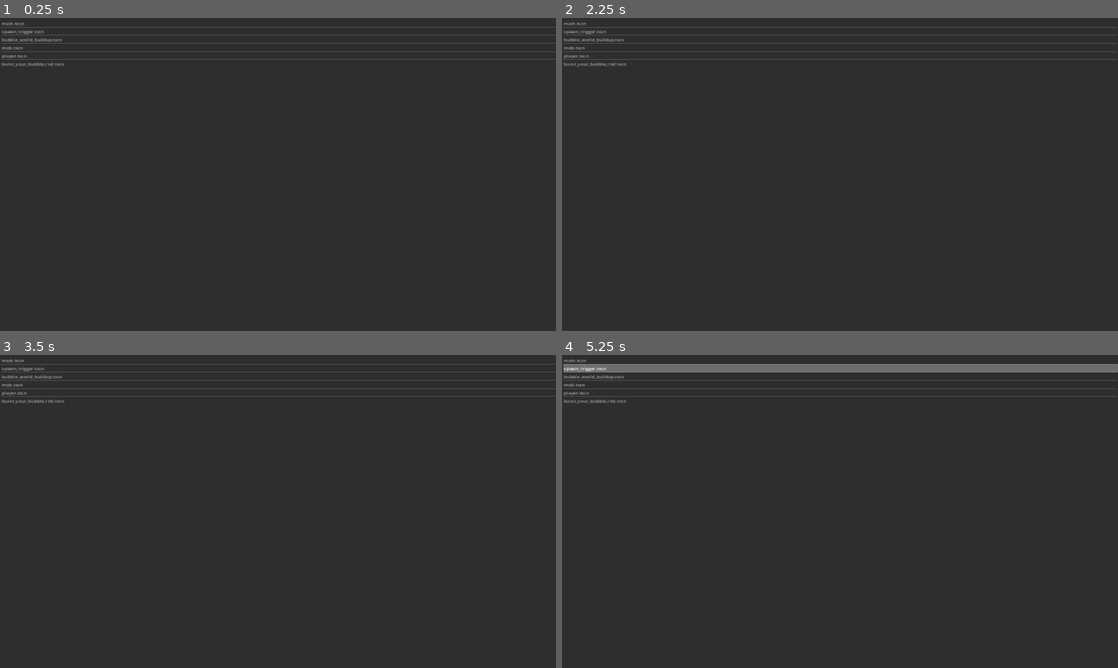
Above: before the commit, frames 1-4 (two rows, left to right).
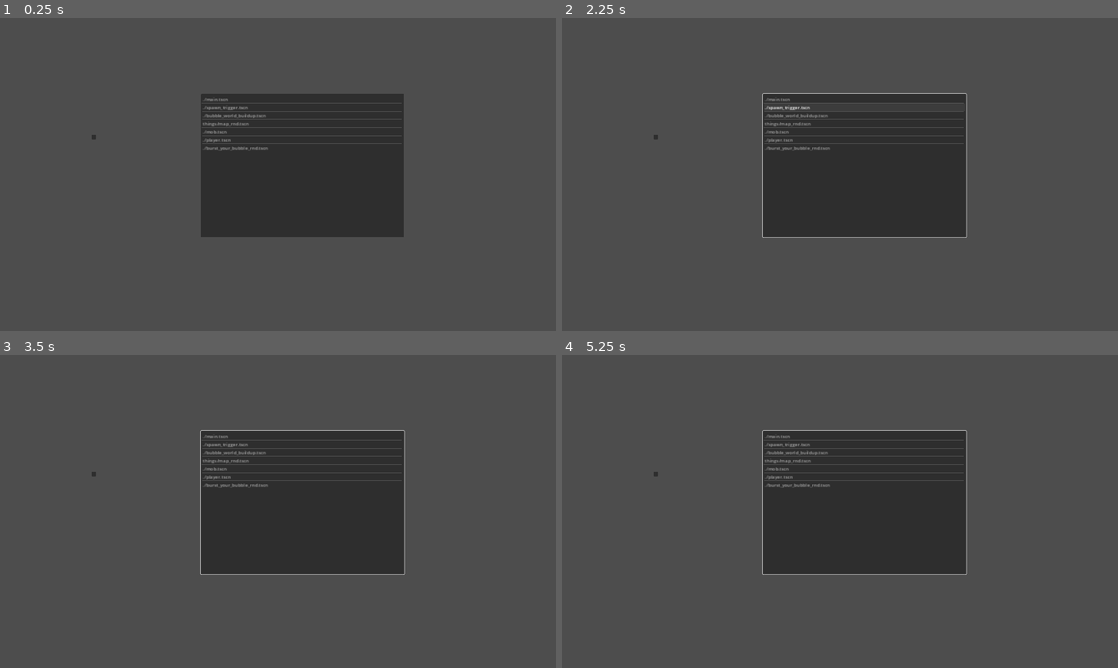
Above: after the commit, the same moments.

Repository: DazzlingDukeOfLazers/BurstYourBubble
Game: Godot game, scene res://main.tscn
The game is run twice, just before and just after one commit, with the same random seed, the same clock (stepped at 60 frames per second) and the same inputs.
Inputs (mouse positions are in pixels of both pictures, inside the frame that each line leads up to):
- Up to frame 1 (0.25 s): no input
- Up to frame 2 (2.25 s): tap Enter at 0.5 s; move the mouse to (962, 158) at 0.52 s; hold D (move_right) 0.53-1.25 s; hold Space (start_game) 0.53-1.25 s; click (962, 158) at 0.67 s; drag from (728, 190) to (812, 237) at 1.27 s; tap Space (start_game) at 2 s; move the mouse to (895, 105) at 2.02 s; hold D (move_right) from 2.03 s (still down); hold Space (start_game) from 2.03 s (still down)
- Up to frame 3 (3.5 s): release D (move_right) at 2.75 s; release Space (start_game) at 2.75 s; drag from (250, 574) to (111, 464) at 2.77 s
- Up to frame 4 (5.25 s): tap Space (start_game) at 3.5, 5 s; move the mouse to (1006, 558) at 3.52 s; hold A (move_left) 3.53-4.25 s; hold Space (start_game) 3.53-4.25 s; drag from (673, 464) to (756, 433) at 4.27 s; move the mouse to (867, 511) at 5.02 s; hold S (move_down) from 5.03 s (still down); hold Space (start_game) from 5.03 s (still down); click (867, 511) at 5.17 s

The runs differ from the first frame. In frame 1, 83% of the frame differs, in the area x 0-100%, y 0-100%; in frame 2, 83%; in frame 3, 83%; in frame 4, 83%.

Commit message:
Add recursive folder scene loading

Diff:
--- a/main.gd
+++ b/main.gd
@@ -36,10 +36,11 @@
 		while file_name != "":
 			if dir.current_is_dir():
 				print("Found directory: " + file_name)
+				dir_contents(file_name)
 			else:
 				print("Found file: " + file_name)
 				if ".tscn" in file_name:
-					my_list.add_item(file_name)
+					my_list.add_item(path + "/" + file_name)
 			file_name = dir.get_next()
 	else:
 		print("An error occurred when trying to access the path.")
--- a/main.tscn
+++ b/main.tscn
@@ -5,33 +5,26 @@
 [node name="Node2D" type="Node2D"]
 script = ExtResource("1_e36ye")
 
-[node name="Tree" type="Tree" parent="."]
-visible = false
-offset_left = 924.0
-offset_top = 79.0
-offset_right = 964.0
-offset_bottom = 119.0
-scale = Vector2(37.7225, 22.8393)
-size_flags_horizontal = 6
-size_flags_vertical = 6
-metadata/_edit_use_anchors_ = true
+[node name="Tree2" type="Tree" parent="."]
+offset_left = 316.0
+offset_top = 402.0
+offset_right = 316.0
+offset_bottom = 402.0
+size_flags_horizontal = 4
+size_flags_vertical = 4
 
 [node name="CenterContainer" type="CenterContainer" parent="."]
-visible = false
-offset_left = 488.0
-offset_top = 683.0
-offset_right = 528.0
-offset_bottom = 723.0
+offset_left = 153.0
+offset_top = 266.0
+offset_right = 480.0
+offset_bottom = 539.0
 size_flags_horizontal = 3
 size_flags_vertical = 3
 
-[node name="Tree2" type="Tree" parent="CenterContainer"]
-layout_mode = 2
-size_flags_horizontal = 4
-size_flags_vertical = 4
-
 [node name="ItemList" type="ItemList" parent="."]
-offset_right = 1926.0
-offset_bottom = 1113.0
+offset_left = 694.0
+offset_top = 262.0
+offset_right = 1396.0
+offset_bottom = 757.0
 
 [connection signal="item_clicked" from="ItemList" to="." method="_on_item_list_item_clicked"]
--- /dev/null
+++ b/things/map_rnd.tscn
@@ -0,0 +1,24 @@
+[gd_scene load_steps=5 format=3 uid="uid://x81b8y7peo6s"]
+
+[ext_resource type="Texture2D" uid="uid://b7d11pvu5rsii" path="res://svg/cow_2.svg" id="1_k8isv"]
+[ext_resource type="PackedScene" uid="uid://58yxr3yg5iei" path="res://player.tscn" id="2_vyv8c"]
+
+[sub_resource type="Gradient" id="Gradient_k50l5"]
+
+[sub_resource type="GradientTexture2D" id="GradientTexture2D_2n871"]
+gradient = SubResource("Gradient_k50l5")
+
+[node name="Node2D" type="Node2D"]
+position = Vector2(278, 212)
+
+[node name="background" type="Sprite2D" parent="."]
+position = Vector2(681, 331)
+scale = Vector2(29.9063, 17.2188)
+texture = SubResource("GradientTexture2D_2n871")
+
+[node name="Sprite2D" type="Sprite2D" parent="."]
+texture_repeat = 2
+position = Vector2(752, 230)
+texture = ExtResource("1_k8isv")
+
+[node name="Player" parent="." instance=ExtResource("2_vyv8c")]
